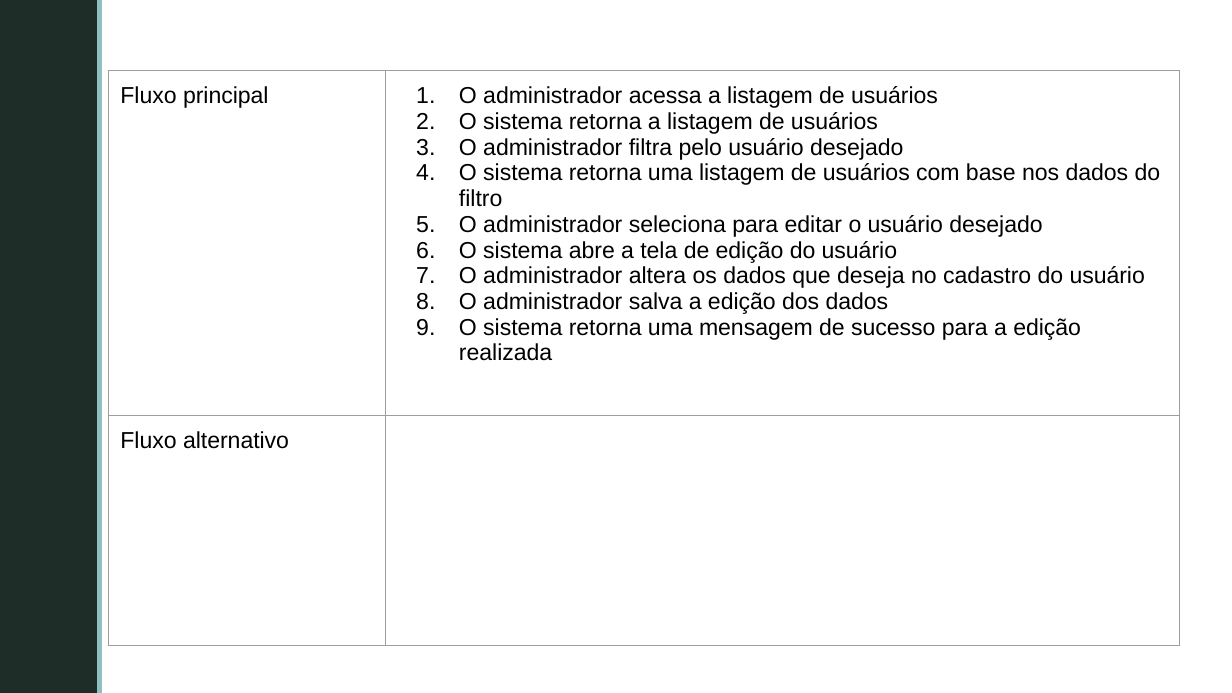
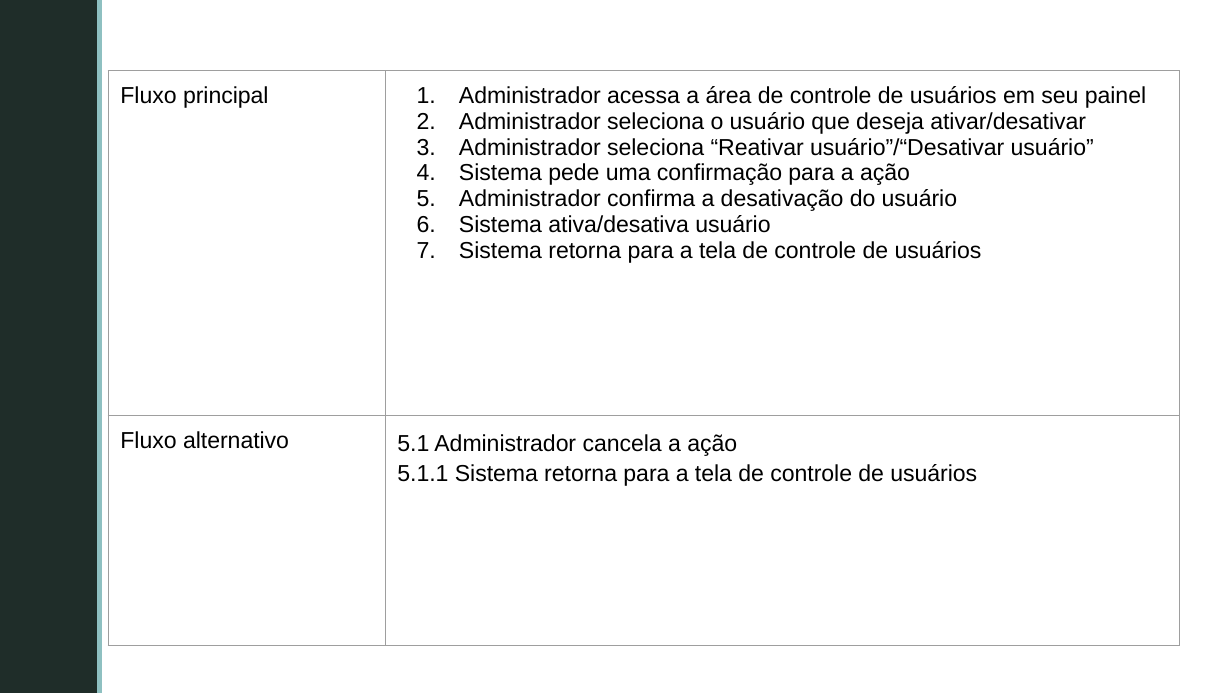
Before and after one commit to GabrielFVieira/PDV_Grupo5_Projeto_Software, a slide deck: slide 14 of documentos/Casos de Uso/CasosDeUso_Requisitos.pptx. Drawn at 1232x693 pixels with LibreOffice and Linux fonts; fonts in the diff are those of the drawing; background and template pictures are left out. Boxes give left, top, right and bottom in pixels: in the first picture for what was removed or moved away, otherwise in the second. Text is boxed around its words. In the diff, an @@ line names an element or a change of style, - is before the commit and + after.

```diff
--- a/documentos/Casos de Uso/CasosDeUso_Requisitos.pptx
+++ b/documentos/Casos de Uso/CasosDeUso_Requisitos.pptx
@@ table at [108,70,1180,490] @@
-row 1, column 2: O administrador acessa a listagem de usuários / O sistema retorna a listagem de usuários / O administrador filtra pelo usuário desejado / O sistema retorna uma listagem de usuários com base nos dados do filtro / O administrador seleciona para editar o usuário desejado / O sistema abre a tela de edição do usuário / O administrador altera os dados que deseja no cadastro do usuário / O administrador salva a edição dos dados / O sistema retorna uma mensagem de sucesso para a edição realizada
+row 1, column 2: Administrador acessa a área de controle de usuários em seu painel / Administrador seleciona o usuário que deseja ativar/desativar / Administrador seleciona “Reativar usuário”/“Desativar usuário” / Sistema pede uma confirmação para a ação / Administrador confirma a desativação do usuário / Sistema ativa/desativa usuário / Sistema retorna para a tela de controle de usuários
-row 2, column 2: 
+row 2, column 2: 5.1 Administrador cancela a ação / 5.1.1 Sistema retorna para a tela de controle de usuários
```
Also in this commit, not shown: 16 other slides changed, 1 slide added, 3 other files.
